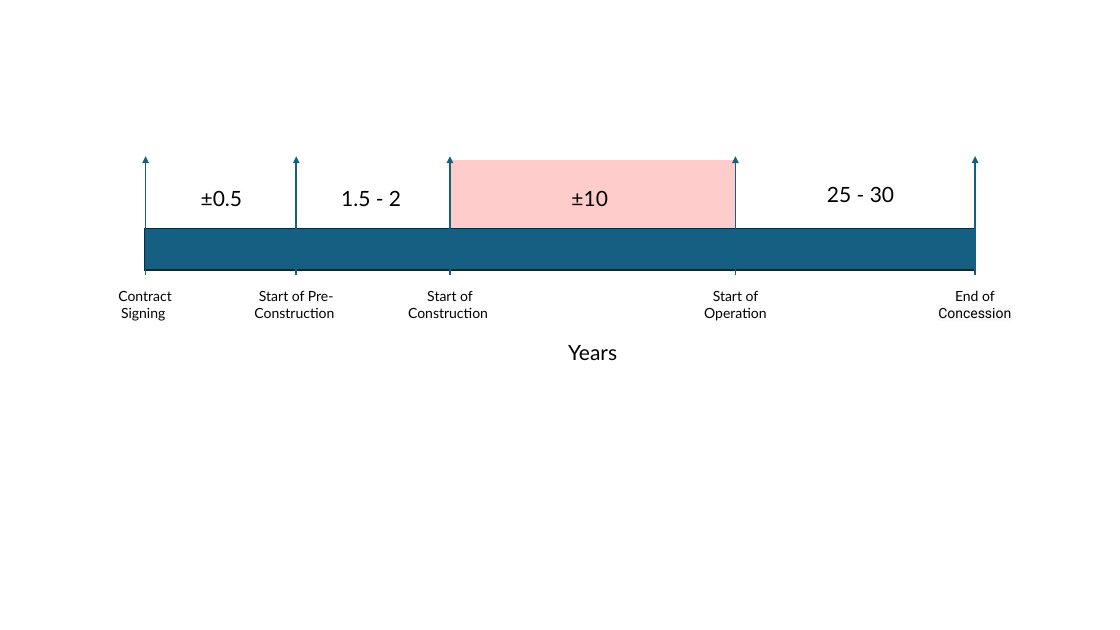
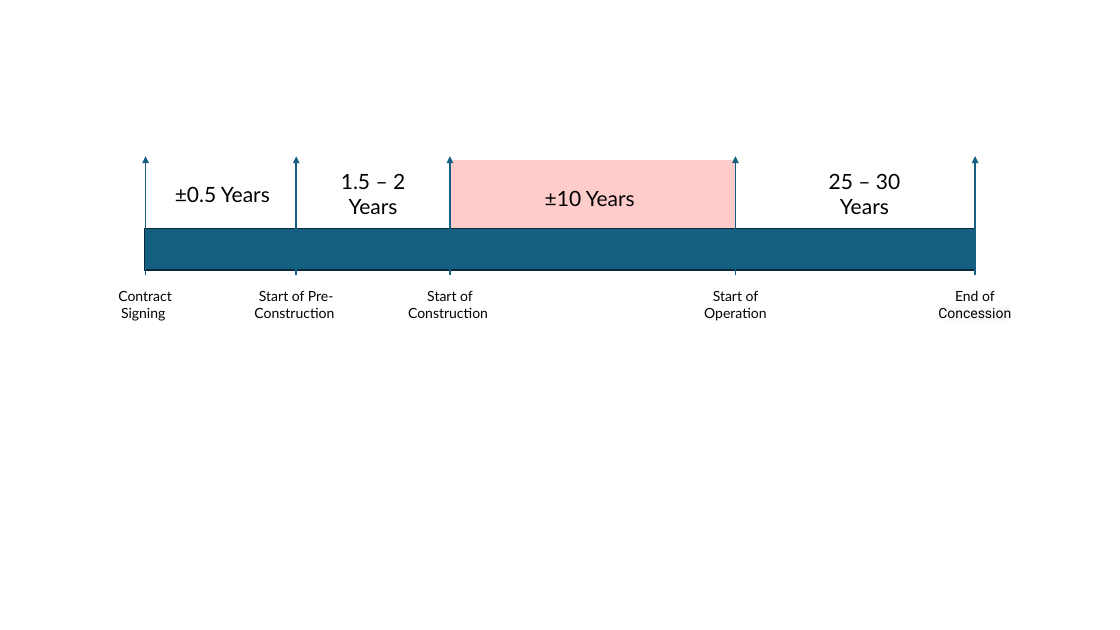
Before and after one commit to polanco-jaime/ROAD_TO_THE_FUTURE, a slide deck: slide 1 of Others/Pictures hand made.pptx. Drawn at 1120x630 pixels with LibreOffice and Linux fonts; fonts in the diff are those of the drawing. Boxes give left, top, right and bottom in pixels: in the first picture for what was removed or moved away, otherwise in the second. Text is boxed around its words. In the diff, an @@ line names an element or a change of style, - is before the commit and + after.

```diff
--- a/Others/Pictures hand made.pptx
+++ b/Others/Pictures hand made.pptx
@@ text at bbox=[341, 173, 405, 214]: text changed @@
-1.5 - 2
+1.5 – 2
+Years
@@ text at bbox=[829, 173, 900, 214]: text changed @@
-25 - 30
+25 – 30 Years
@@ text at bbox=[175, 186, 270, 202]: text changed @@
-±0.5
+±0.5 Years
@@ text at bbox=[545, 190, 635, 206]: text changed @@
-±10
+±10 Years
@@ text removed at bbox=[568, 345, 617, 360] @@
-Years
```
Also in this commit, not shown: 4 other files.
